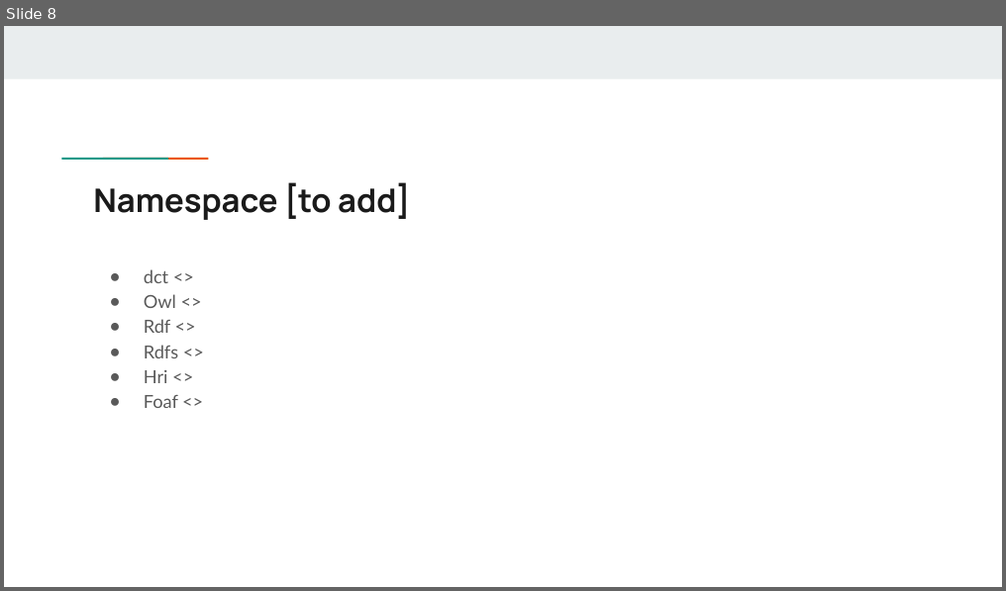
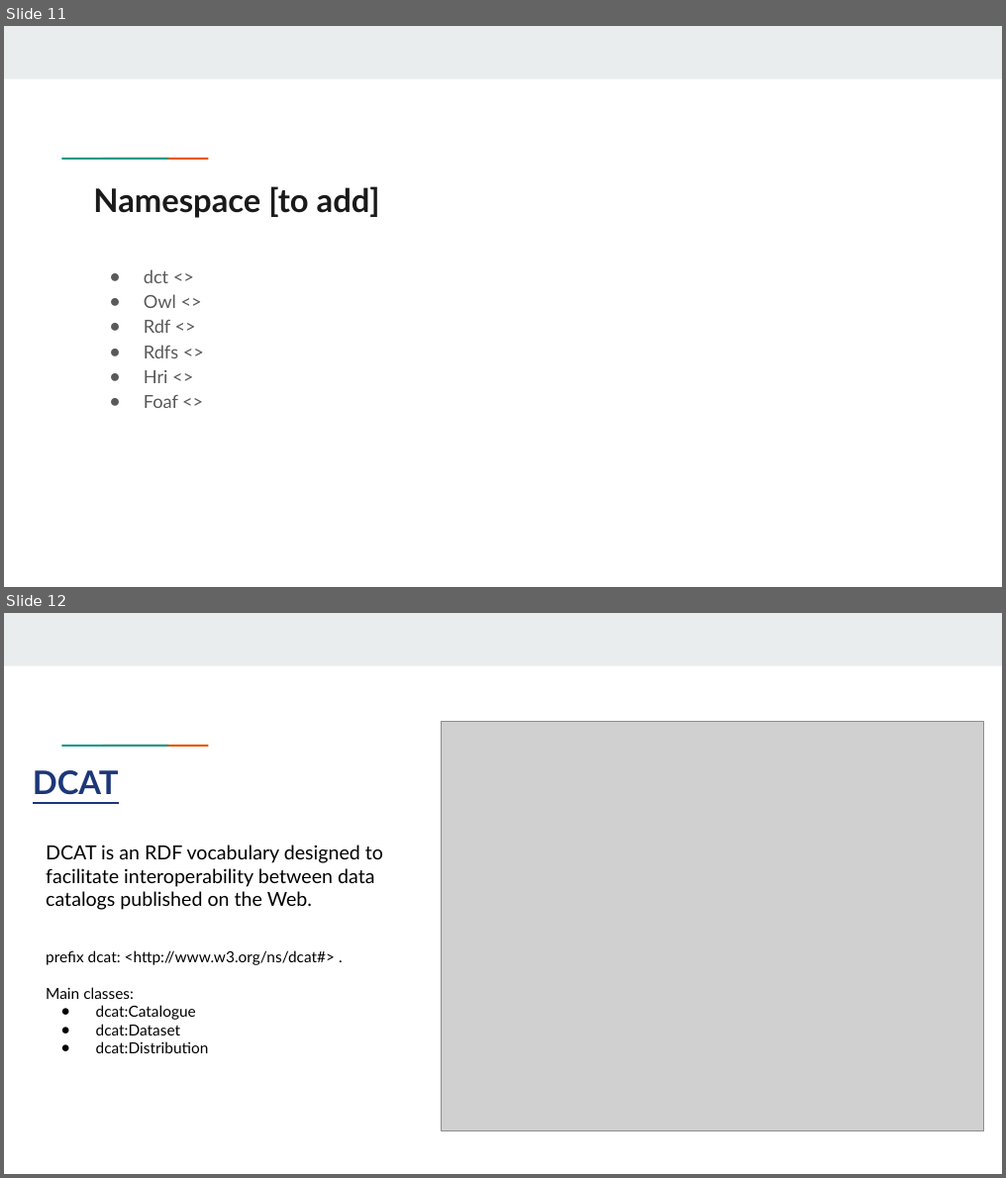
Before and after one commit to Health-RI/health-ri-metadata, a slide deck: Presentations/[DRAFT]HRI_Metadata_Schema_ImagingGroup_KickOff.pptx. Shown one above the other, each under a label of ours: slide 8 before the commit, slides 11 and 12 after it. The pictures are 1006x591 and 1006x1178 pixels, drawn with LibreOffice and Linux fonts; fonts in the diff are those of the drawing; grey boxes stand for pictures. Boxes give left, top, right and bottom in pixels: in the first picture for what was removed or moved away, otherwise in the second. Text is boxed around its words. In the diff, an @@ line names an element or a change of style, - is before the commit and + after.

```diff
--- a/Presentations/[DRAFT]HRI_Metadata_Schema_ImagingGroup_KickOff.pptx
+++ b/Presentations/[DRAFT]HRI_Metadata_Schema_ImagingGroup_KickOff.pptx
@@ slide 12 added at [4, 613, 1002, 1174], background #FFFFFF; not listed: 3 template elements that a slide beside it also shows @@
@@ picture added at [442, 722, 983, 1132] @@
@@ title added at [33, 770, 119, 795], 23.4 pt, text #1C3678, bold, underline @@
+DCAT
@@ text added at [46, 845, 383, 1054], 11 pt, text #000000 @@
+DCAT is an RDF vocabulary designed to facilitate interoperability between data catalogs published on the Web.
+prefix dcat: <http://www.w3.org/ns/dcat#> .
+Main classes:
+● dcat:Catalogue
+● dcat:Dataset
+● dcat:Distribution
@@ what was slide 8 is now slide 11 @@
@@ slide 11 changed as well @@
@@ title "Namespace [to add]" at [93, 186, 380, 218]: font Manrope to Lato @@
```
Also in this commit, not shown: 20 other slides changed, 3 other slides added, 4 slides removed, 1 other file.
